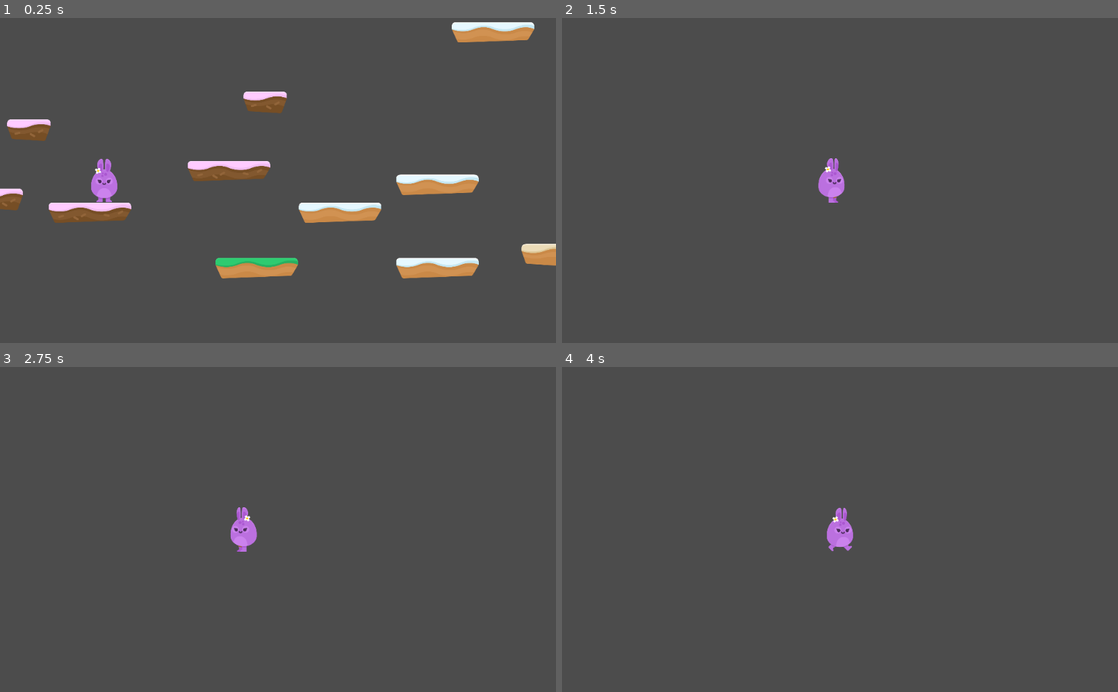
Above: before the commit, frames 1-4 (two rows, left to right).
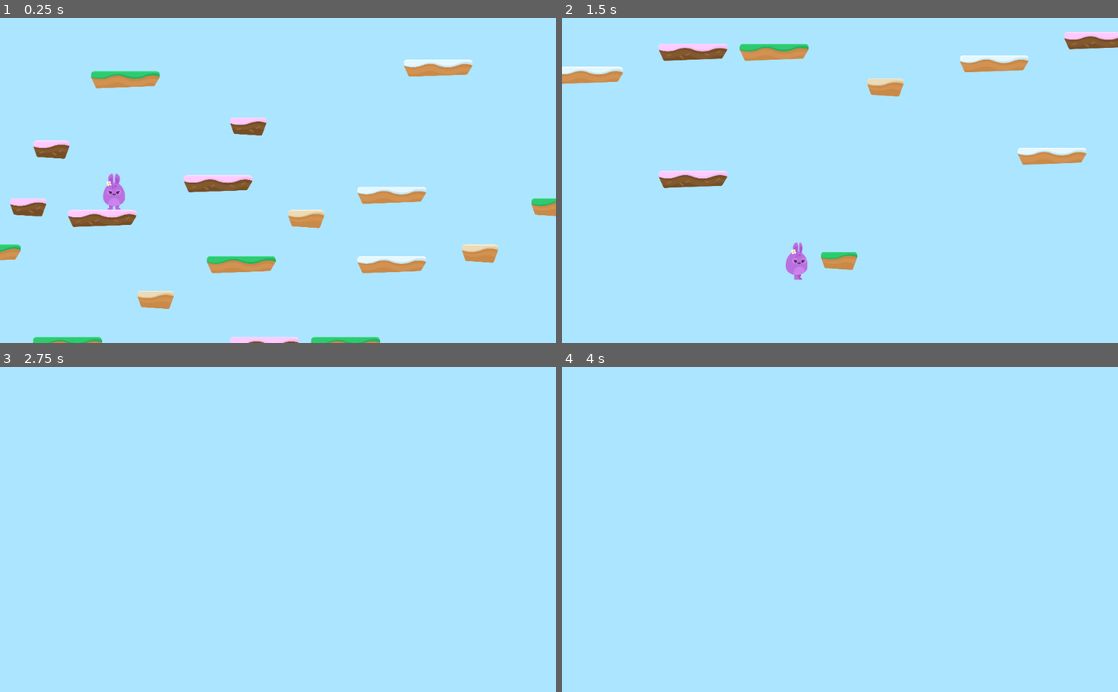
Above: after the commit, the same moments.

Repository: bennetimo/HoppyDays
Game: Godot game, scene res://Levels/Level1.tscn
Two runs of this game, one before a commit and one after it. Both use one fixed random seed, a clock stepped at 60 frames per second and the inputs below.
Inputs:
- Up to frame 1 (0.25 s): no input
- Up to frame 2 (1.5 s): hold D (right) from 0.53 s (still down); tap Space (jump) at 0.77 s
- Up to frame 3 (2.75 s): tap Space (jump) at 1.52 s; release D (right) at 2.03 s; hold A (left) from 2.03 s (still down)
- Up to frame 4 (4 s): release A (left) at 2.78 s; hold D (right) from 2.78 s (still down); tap Space (jump) at 3.02, 3.77 s

The runs differ from the first frame. In frame 1, 99% of the frame differs, in the area x 0-100%, y 0-100%; in frame 2, 100%; in frame 3, 100%; in frame 4, 100%.

Commit message:
add parallax backgrounds

Diff:
--- a/Levels/Level1.tscn
+++ b/Levels/Level1.tscn
@@ -13,4 +13,4 @@
 tile_set = ExtResource( 2 )
 collision_layer = 2
 format = 1
-tile_data = PoolIntArray( -655303, 3, 0, -589799, 6, 0, -262134, 1, 0, -65543, 1, 0, -65495, 3, 0, 65542, 0, 0, 131093, 6, 0, 131143, 7, 0, 262135, 1, 0, 196644, 3, 0, 327676, 0, 0, 262158, 6, 0, 327731, 2, 0, 327742, 7, 0, 393260, 2, 0, 524274, 2, 0, 458782, 5, 0, 524296, 2, 0, 524309, 6, 0, 852038, 3, 0, 1048569, 2, 0, 1114113, 6, 0 )
+tile_data = PoolIntArray( -655303, 3, 0, -589799, 6, 0, -458754, 2, 0, -327596, 3, 0, -262134, 1, 0, -65543, 1, 0, -65495, 3, 0, 65542, 0, 0, 131093, 6, 0, 131143, 7, 0, 262135, 1, 0, 196644, 3, 0, 327676, 0, 0, 262159, 5, 0, 327731, 2, 0, 327742, 7, 0, 393260, 2, 0, 524274, 2, 0, 458782, 5, 0, 524296, 2, 0, 524309, 6, 0, 524373, 0, 0, 720898, 5, 0, 852028, 3, 0, 852038, 3, 0, 917549, 0, 0, 1048569, 2, 0, 983050, 0, 0, 983057, 2, 0, 1048612, 6, 0, 1048657, 0, 0, 1114113, 6, 0, 1179676, 5, 0, 1179704, 0, 0, 1245276, 3, 0, 1310793, 0, 0, 1572858, 6, 0, 1572905, 6, 0, 1703946, 0, 0, 1704004, 0, 0, 1966131, 3, 0, 2162712, 3, 0, 2949159, 0, 0, 3407872, 0, 0, 4653078, 0, 0 )
--- a/Player/Player.gd
+++ b/Player/Player.gd
@@ -2,10 +2,10 @@
 
 var motion = Vector2(0,0)
 
-const SPEED = 800
+const SPEED = 1500
 const GRAVITY = 300
 const UP = Vector2(0, -1)
-const JUMP_SPEED = 3500
+const JUMP_SPEED = 4000
 
 signal animate
 
@@ -17,7 +17,9 @@
 	motion = move_and_slide(motion, UP)
 
 func apply_gravity():
-#	if not is_on_floor():
+	if is_on_ceiling():
+		motion.y = 1
+	else:
 		motion.y += GRAVITY
 #	else: motion.y = 0
 
--- a/Player/Player.tscn
+++ b/Player/Player.tscn
@@ -1,7 +1,11 @@
-[gd_scene load_steps=4 format=2]
+[gd_scene load_steps=8 format=2]
 
 [ext_resource path="res://Player/Player.gd" type="Script" id=1]
 [ext_resource path="res://Player/PlayerAnimation.tscn" type="PackedScene" id=2]
+[ext_resource path="res://GFX/Background/bg_layer1.png" type="Texture" id=3]
+[ext_resource path="res://GFX/Background/bg_layer2.png" type="Texture" id=4]
+[ext_resource path="res://GFX/Background/bg_layer3.png" type="Texture" id=5]
+[ext_resource path="res://GFX/Background/bg_layer4.png" type="Texture" id=6]
 
 [sub_resource type="CapsuleShape2D" id=1]
 radius = 60.3117
@@ -20,10 +24,54 @@
 shape = SubResource( 1 )
 
 [node name="PlayerAnimation" parent="." instance=ExtResource( 2 )]
-frame = 1
+frame = 0
 
 [node name="Camera2D" type="Camera2D" parent="."]
+position = Vector2( 500, 0 )
 current = true
-zoom = Vector2( 2.5, 2.5 )
+zoom = Vector2( 3, 3 )
 limit_left = 0
+limit_smoothed = true
+drag_margin_h_enabled = false
+drag_margin_v_enabled = false
+smoothing_enabled = true
+
+[node name="ParallaxBackground" type="ParallaxBackground" parent="Camera2D"]
+scroll_base_offset = Vector2( 0, -1100 )
+scroll_ignore_camera_zoom = true
+
+[node name="ParallaxLayer" type="ParallaxLayer" parent="Camera2D/ParallaxBackground"]
+motion_mirroring = Vector2( 2048, 2048 )
+
+[node name="TextureRect" type="TextureRect" parent="Camera2D/ParallaxBackground/ParallaxLayer"]
+margin_right = 40.0
+margin_bottom = 40.0
+texture = ExtResource( 3 )
+
+[node name="ParallaxLayer2" type="ParallaxLayer" parent="Camera2D/ParallaxBackground"]
+motion_scale = Vector2( 0.25, 1 )
+motion_mirroring = Vector2( 2048, 0 )
+
+[node name="TextureRect" type="TextureRect" parent="Camera2D/ParallaxBackground/ParallaxLayer2"]
+margin_right = 40.0
+margin_bottom = 40.0
+texture = ExtResource( 4 )
+
+[node name="ParallaxLayer3" type="ParallaxLayer" parent="Camera2D/ParallaxBackground"]
+motion_scale = Vector2( 0.5, 1 )
+motion_mirroring = Vector2( 2048, 0 )
+
+[node name="TextureRect" type="TextureRect" parent="Camera2D/ParallaxBackground/ParallaxLayer3"]
+margin_right = 40.0
+margin_bottom = 40.0
+texture = ExtResource( 5 )
+
+[node name="ParallaxLayer4" type="ParallaxLayer" parent="Camera2D/ParallaxBackground"]
+motion_scale = Vector2( 0.75, 1 )
+motion_mirroring = Vector2( 2048, 0 )
+
+[node name="TextureRect" type="TextureRect" parent="Camera2D/ParallaxBackground/ParallaxLayer4"]
+margin_right = 40.0
+margin_bottom = 40.0
+texture = ExtResource( 6 )
 [connection signal="animate" from="." to="PlayerAnimation" method="_on_Player_animate"]
--- a/Player/PlayerAnimation.tscn
+++ b/Player/PlayerAnimation.tscn
@@ -28,5 +28,6 @@
 [node name="PlayerAnimation" type="AnimatedSprite"]
 frames = SubResource( 1 )
 animation = "walk"
+frame = 1
 playing = true
 script = ExtResource( 6 )
